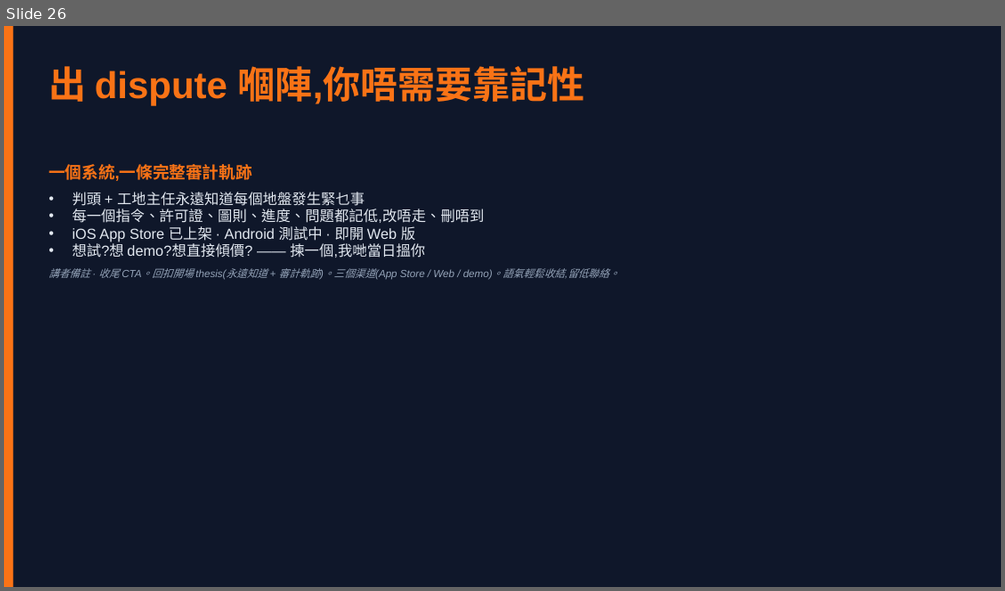
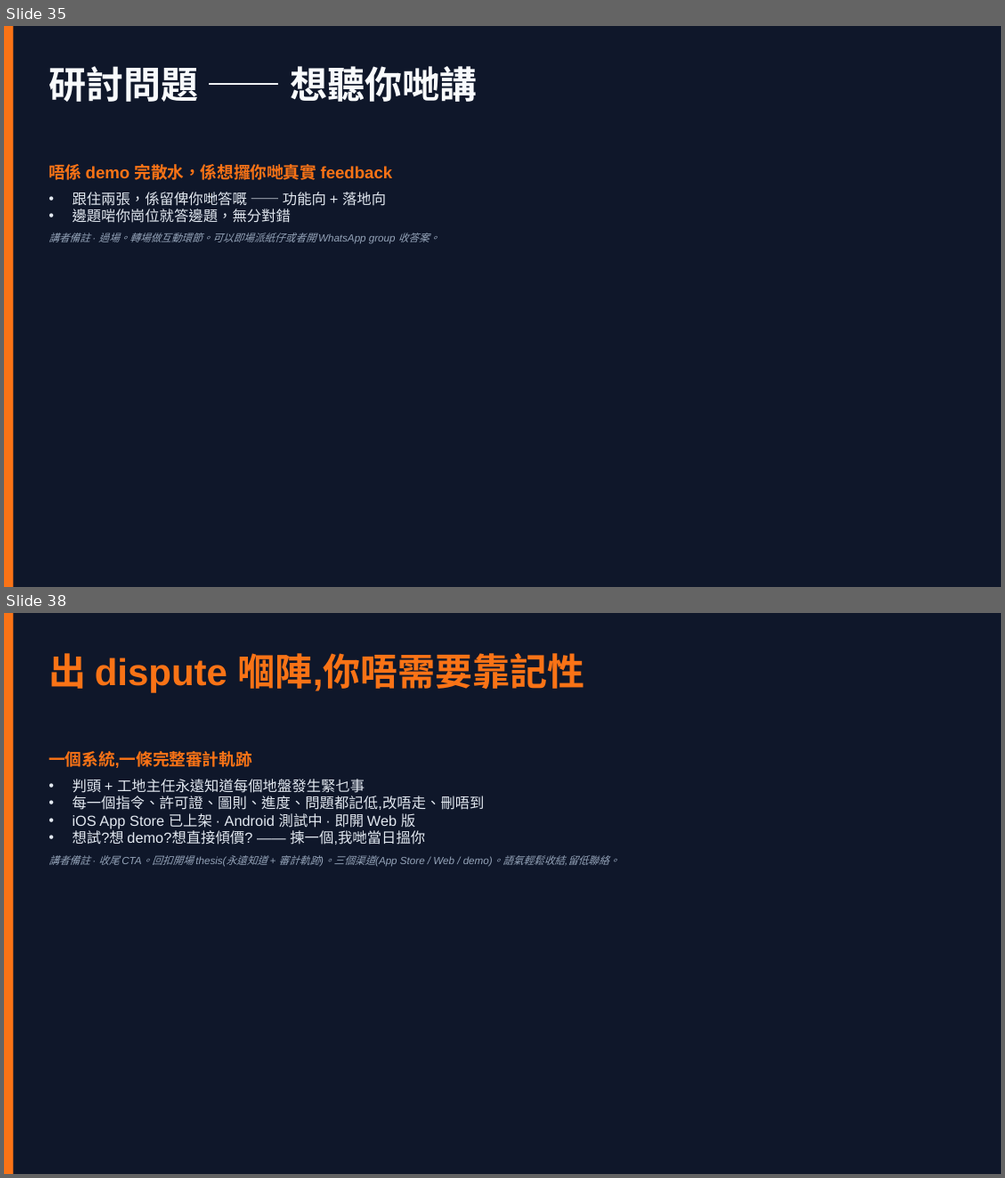
Before and after one commit to kwanchunkit724/construction-app, a slide deck: .planning/sim-2026/presentation.pptx. Shown one above the other, each under a label of ours: slide 26 before the commit, slides 35 and 38 after it; the slides between them are not shown. The pictures are 1005x591 and 1005x1178 pixels, drawn with LibreOffice and Linux fonts; fonts in the diff are those of the drawing. Boxes give left, top, right and bottom in pixels: in the first picture for what was removed or moved away, otherwise in the second. Text is boxed around its words. In the diff, an @@ line names an element or a change of style, - is before the commit and + after.

```diff
--- a/.planning/sim-2026/presentation.pptx
+++ b/.planning/sim-2026/presentation.pptx
@@ slide 35 added at [4, 26, 1001, 587], background #0F172A @@
@@ rectangle added at [4, 26, 13, 587], fill #F97316 @@
@@ title added at [48, 66, 477, 102], 36 pt, text #F8FAFC, bold @@
+研討問題 —— 想聽你哋講
@@ text added at [48, 164, 440, 244], 10 pt, text #94A3B8 @@
+唔係 demo 完散水，係想攞你哋真實 feedback
+• 跟住兩張，係留俾你哋答嘅 —— 功能向 + 落地向
+• 邊題啱你崗位就答邊題，無分對錯
+講者備註 · 過場。轉場做互動環節。可以即場派紙仔或者開 WhatsApp group 收答案。
@@ what was slide 26 is now slide 38 @@
```
Also in this commit, not shown: 11 other slides added, 5 other files.
